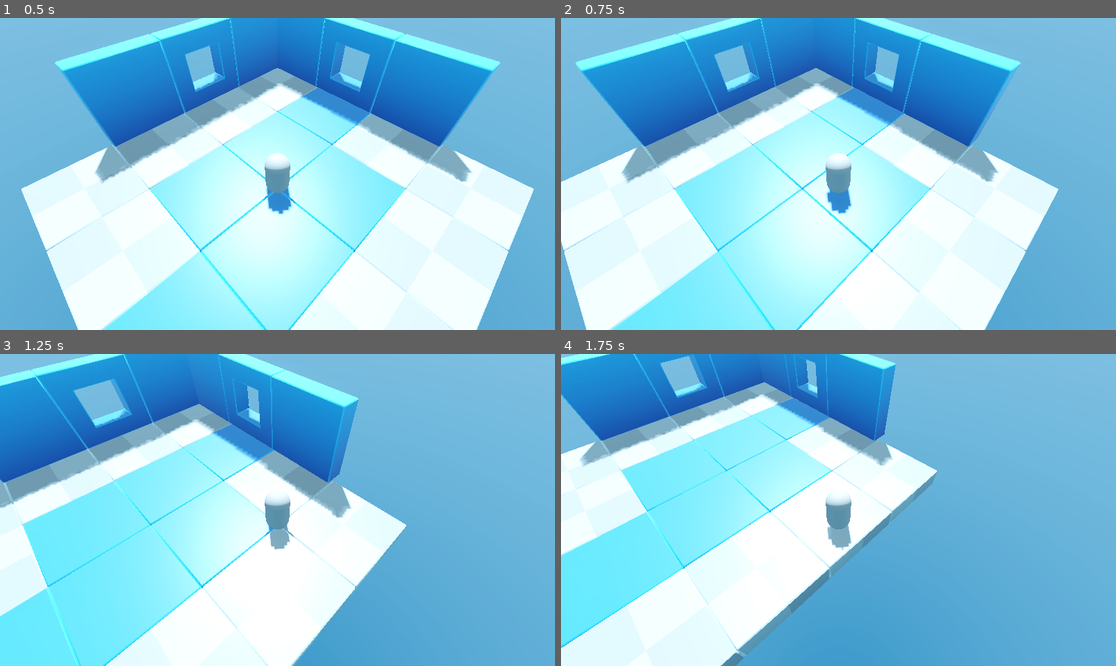
Above: before the commit, frames 1-4 (two rows, left to right).
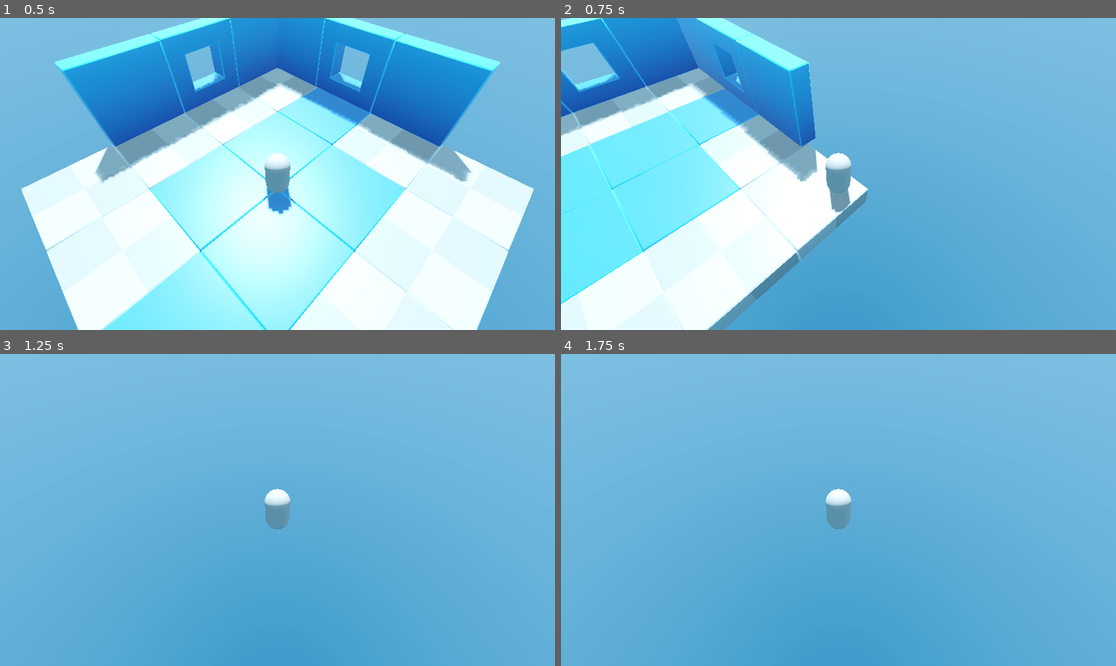
Above: after the commit, the same moments.

Repository: vibrunazo/godot-roguelike
Game: Godot game, scene res://Levels/LevelTemplate.tscn
The game is run twice, just before and just after one commit, with the same random seed, the same clock (stepped at 60 frames per second) and the same inputs.
Inputs:
- Up to frame 1 (0.5 s): no input
- Up to frame 2 (0.75 s): tap Enter at 0.5 s; hold D (move_right) from 0.53 s (still down); hold Space (dash, bound only after the commit) from 0.53 s (still down)
- Up to frame 3 (1.25 s): keep holding D (move_right); keep holding Space (dash, bound only after the commit)
- Up to frame 4 (1.75 s): release D (move_right) at 1.28 s; release Space (dash, bound only after the commit) at 1.28 s; hold S (move_back) from 1.28 s (still down); tap Space (dash, bound only after the commit) at 1.35 s

Frame 1 is identical in both runs. In frame 2, 72% of the frame differs, in the area x 0-90%, y 0-100%; in frame 3, 60%; in frame 4, 52%.

Commit message:
9. The PlayerDash State

Diff:
--- a/Player/player.tscn
+++ b/Player/player.tscn
@@ -4,6 +4,7 @@
 [ext_resource type="Script" uid="uid://cmbcvwh0p2jjq" path="res://StateMachine/StateMachine.gd" id="2_4ntmi"]
 [ext_resource type="Script" uid="uid://b5csf0k51tkb5" path="res://StateMachine/PlayerStates/PlayerRun.gd" id="3_btcbx"]
 [ext_resource type="Script" uid="uid://c2fahn2m2se57" path="res://StateMachine/PlayerStates/PlayerFall.gd" id="4_gwnis"]
+[ext_resource type="Script" uid="uid://21pflv2d1drw" path="res://StateMachine/PlayerStates/PlayerDash.gd" id="5_a28ek"]
 
 [sub_resource type="CapsuleMesh" id="CapsuleMesh_hvfyp"]
 
@@ -28,10 +29,11 @@
 [node name="StateMachine" type="Node" parent="." unique_id=463787972]
 script = ExtResource("2_4ntmi")
 
-[node name="PlayerRun" type="Node" parent="StateMachine" unique_id=964045061 node_paths=PackedStringArray("fall_state", "player")]
+[node name="PlayerRun" type="Node" parent="StateMachine" unique_id=964045061 node_paths=PackedStringArray("fall_state", "player", "dash_state")]
 script = ExtResource("3_btcbx")
 fall_state = NodePath("../PlayerFall")
 player = NodePath("../..")
+dash_state = NodePath("../PlayerDash")
 metadata/_custom_type_script = "uid://b5csf0k51tkb5"
 
 [node name="PlayerFall" type="Node" parent="StateMachine" unique_id=770344299 node_paths=PackedStringArray("run_state", "player")]
@@ -39,3 +41,12 @@
 run_state = NodePath("../PlayerRun")
 player = NodePath("../..")
 metadata/_custom_type_script = "uid://c2fahn2m2se57"
+
+[node name="PlayerDash" type="Node" parent="StateMachine" unique_id=1966261831 node_paths=PackedStringArray("player")]
+script = ExtResource("5_a28ek")
+player = NodePath("../..")
+metadata/_custom_type_script = "uid://21pflv2d1drw"
+
+[node name="DashDuration" type="Timer" parent="StateMachine/PlayerDash" unique_id=793371820]
+wait_time = 0.1
+one_shot = true
--- a/StateMachine/PlayerState.gd
+++ b/StateMachine/PlayerState.gd
@@ -2,7 +2,13 @@
 extends State
 
 @export var player: Player
+@export var dash_state: PlayerState
 
 func core_movement(delta: float, speed: float) -> void:
 	var direction := player.get_movement_direction()
 	player.velocity = direction * speed
+
+func check_dash(event: InputEvent) -> void:
+	if event.is_action_pressed("dash"):
+		var direction := player.get_movement_direction()
+		finished.emit(dash_state.name, {"direction": direction})
--- /dev/null
+++ b/StateMachine/PlayerStates/PlayerDash.gd
@@ -0,0 +1,11 @@
+class_name PlayerDash
+extends PlayerState
+
+var direction: Vector3
+
+func enter(_previous_state_path: String, _data := {}) -> void:
+	direction = _data.direction
+	player.velocity = direction * 50.0
+
+func physics_update(_delta: float) -> void:
+	player.move_and_slide()
--- a/StateMachine/PlayerStates/PlayerRun.gd
+++ b/StateMachine/PlayerStates/PlayerRun.gd
@@ -8,3 +8,6 @@
 	if player.is_on_floor() == false:
 		finished.emit(fall_state.name)
 	player.move_and_slide()
+
+func handle_input(_event: InputEvent) -> void:
+	check_dash(_event)
--- a/project.godot
+++ b/project.godot
@@ -58,6 +58,11 @@
 "events": [Object(InputEventMouseButton,"resource_local_to_scene":false,"resource_name":"","device":-1,"window_id":0,"a …(259 unchanged characters)…
 ]
 }
+dash={
+"deadzone": 0.2,
+"events": [Object(InputEventKey,"resource_local_to_scene":false,"resource_name":"","device":-1,"window_id":0,"alt_pressed":false,"shift_pressed":false,"ctrl_pressed":false,"meta_pressed":false,"pressed":false,"keycode":0,"physical_keycode":32,"key_label":0,"unicode":32,"location":0,"echo":false,"script":null)
+]
+}
 
 [physics]
 
Not shown, added: StateMachine/PlayerStates/PlayerDash.gd.uid
